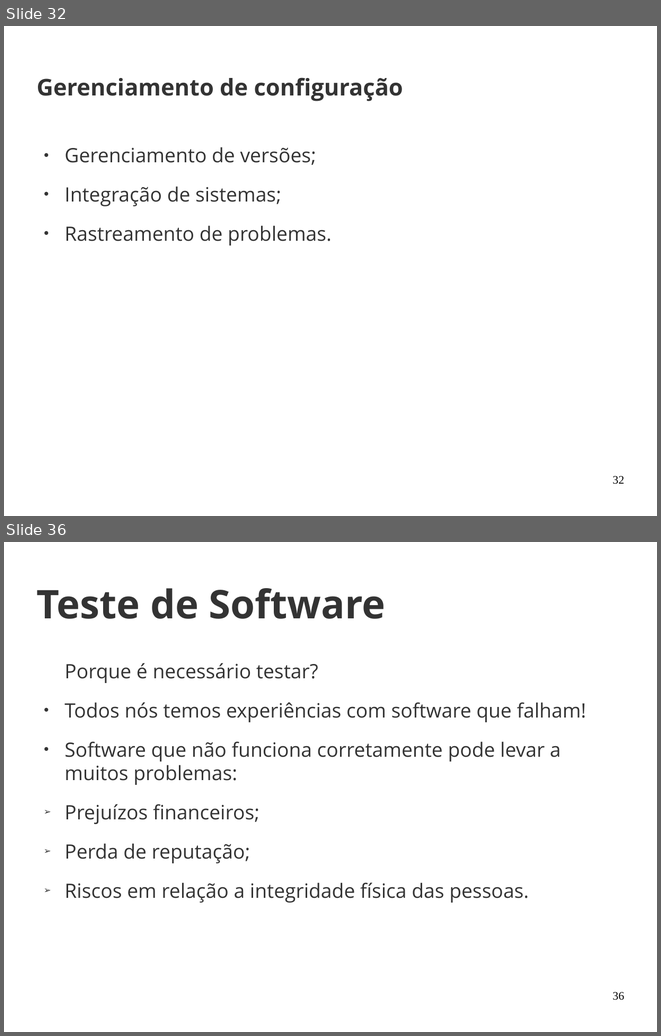
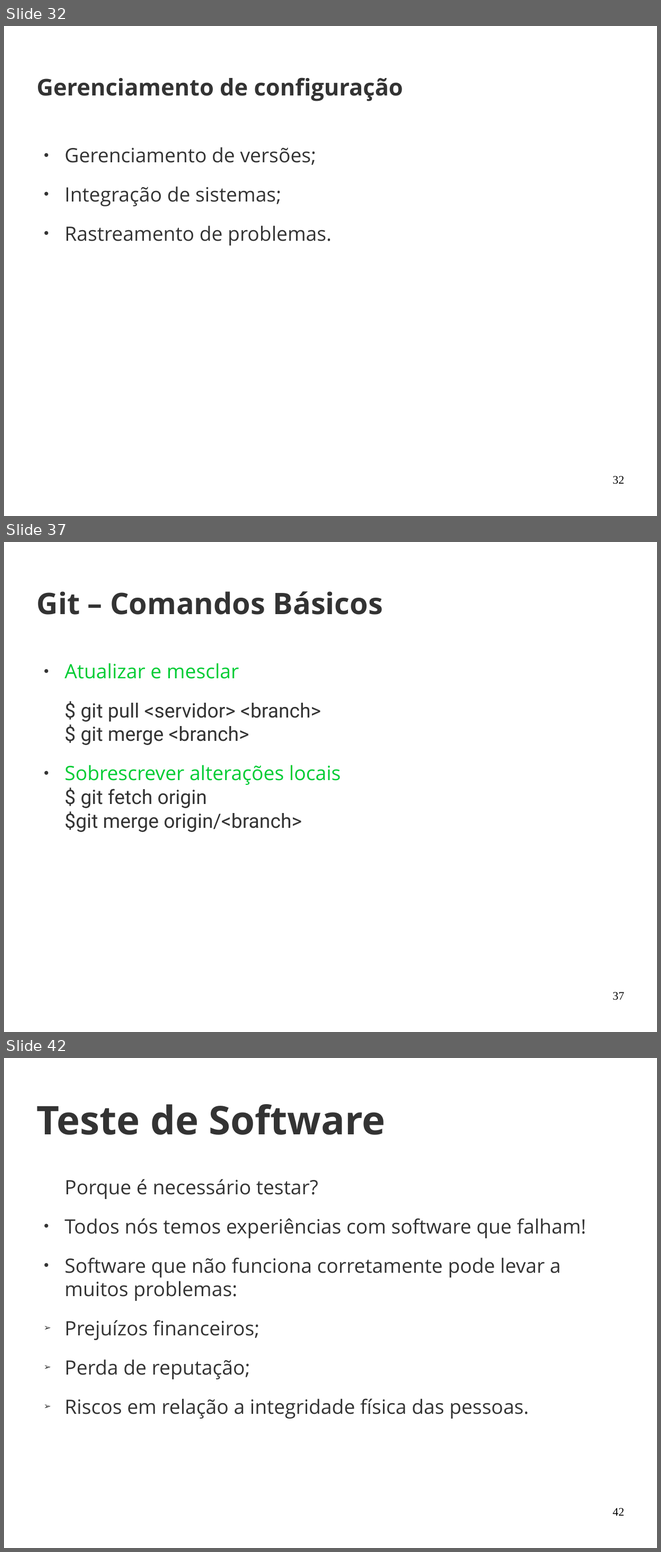
Before and after one commit to joaohelio/eng_de_software, a slide deck: Aulas/20170429/aula_2.odp. Shown one above the other, each under a label of ours: slides 32 and 36 before the commit, slides 32, 37 and 42 after it; the slides between them are not shown. The pictures are 661x1036 and 661x1552 pixels, drawn with LibreOffice and Linux fonts; fonts in the diff are those of the drawing; background and template pictures are left out. Boxes give left, top, right and bottom in pixels: in the first picture for what was removed or moved away, otherwise in the second. Text is boxed around its words. In the diff, an @@ line names an element or a change of style, - is before the commit and + after.

```diff
--- a/Aulas/20170429/aula_2.odp
+++ b/Aulas/20170429/aula_2.odp
@@ slide 37 added at (x1=4, y1=542, x2=657, y2=1032), background picture (left out) @@
@@ title added at (x1=37, y1=591, x2=383, y2=615), 36 pt, text #333333, bold @@
+Git – Comandos Básicos
@@ text added at (x1=64, y1=663, x2=341, y2=832), 24 pt, text #333333 @@
+● Atualizar e mesclar
+$ git pull <servidor> <branch>
+$ git merge <branch>
+● Sobrescrever alterações locais
+  $ git fetch origin
+  $git merge origin/<branch>
@@ page number added at (x1=612, y1=991, x2=624, y2=1000), 14 pt, text #000000 @@
+37
@@ what was slide 36 is now slide 42 @@
@@ page number at (x1=612, y1=1507, x2=624, y2=1515): text changed @@
-36
+42
```
Also in this commit, not shown: 1 slide changed, 7 other slides added, 2 slides removed.
